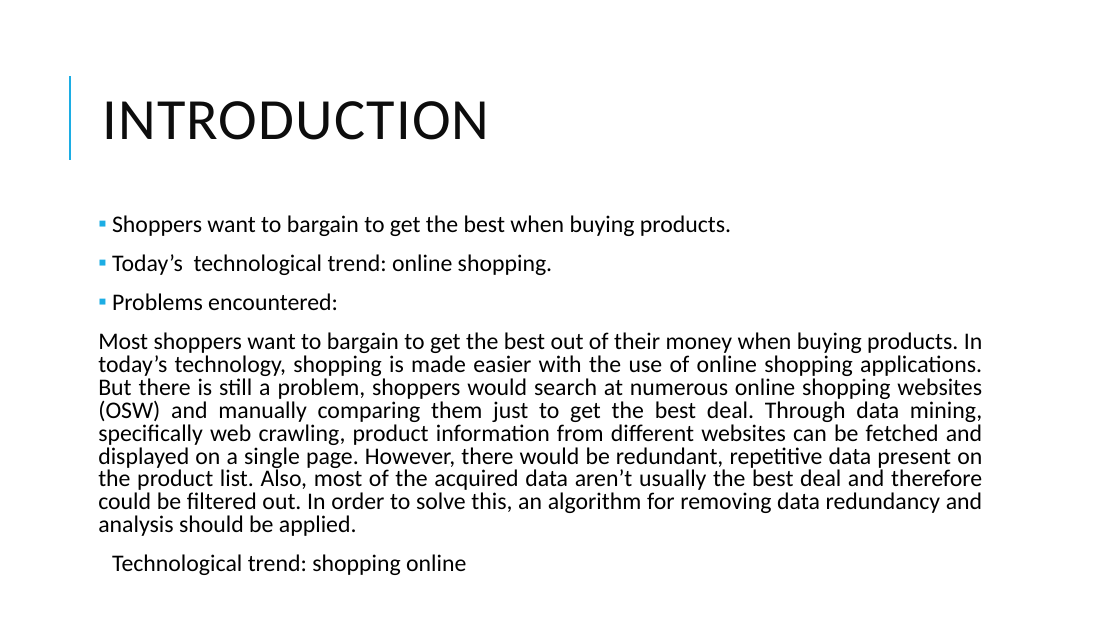
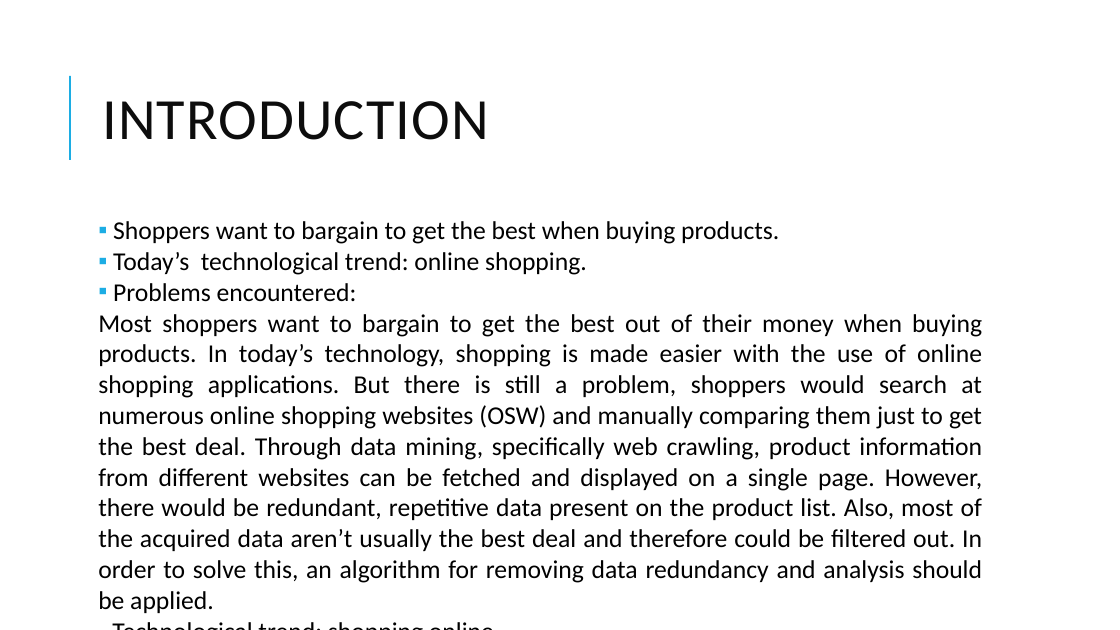
Before and after one commit to christianaveros/ThesisPaper-FOR, a slide deck: slide 3 of TIPid.pptx. Drawn at 1120x630 pixels with LibreOffice and Linux fonts; fonts in the diff are those of the drawing. Boxes give left, top, right and bottom in pixels: in the first picture for what was removed or moved away, otherwise in the second. Text is boxed around its words. In the diff, an @@ line names an element or a change of style, - is before the commit and + after.

```diff
--- a/TIPid.pptx
+++ b/TIPid.pptx
@@ text "Shoppers want to bargain to ..." at (98, 221, 982, 583): size 20.4 to 22 pt; line spacing 0.8 to 1; less space between paragraphs @@
```
Also in this commit, not shown: 12 other slides changed, 4 slides added, 2 slides removed, 1 other file.
